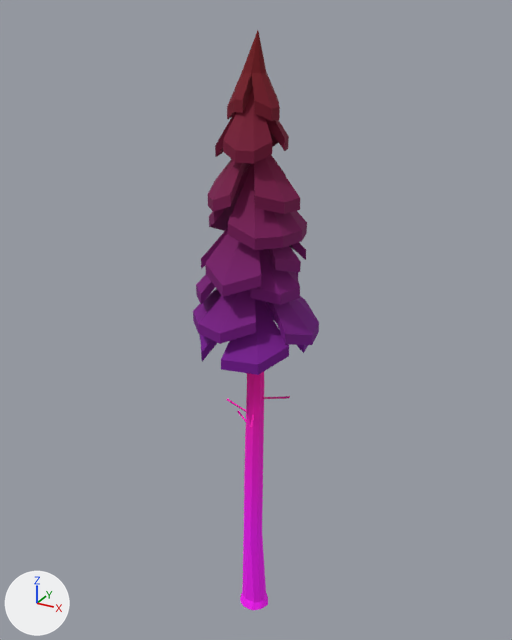
What one commit did to the glTF model assets/synty/synty-tree-polypine-sparse-01.gltf.
Rendered twice from a 50 mm lens placed at (3.86, -6.97, 7.99), pointed at (-0.1, 0.23, 4.39). The lights are fixed; the arrows at lower left show +X, +Y and +Z. The older version comes first. Vertices at exactly the same position are counted once.

The first picture shows 'SM_Tree_PolyPine_Sparse_01'.
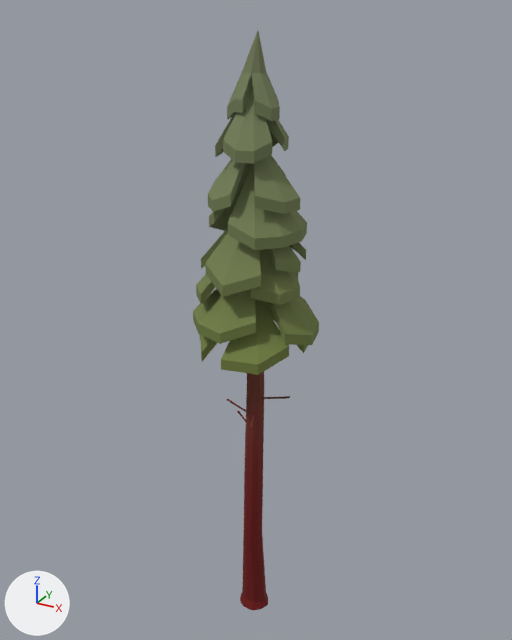
What changed in the scene script:
```text
Add img_image_0:
    img_image_0 = load_image('Image_0', '_unpacked/Image_0', 512, 512, 'sRGB')
Change mat_lambert2:
    add n3 = _N.new('ShaderNodeMix'); n3.name = 'Mix'
    add n3.data_type = 'RGBA'
    add n3.blend_type = 'MULTIPLY'
    add n3.inputs[0].default_value = 1.0  # 'Factor'
    add n4 = _N.new('ShaderNodeTexImage'); n4.name = 'Image Texture'
    add n4.image = img_image_0
    where n2 = _N.new('ShaderNodeVertexColor'); n2.name = 'Color Attribute'
    where n0 = _N.new('ShaderNodeBsdfPrincipled'); n0.name = 'Principled BSDF'
    remove _L.new(n2.outputs[0], n0.inputs[0])  # 'Color' to 'Base Color'
    add _L.new(n3.outputs[2], n0.inputs[0])  # 'Result' to 'Base Color'
    add _L.new(n2.outputs[0], n3.inputs[7])  # 'Color' to 'B'
    add _L.new(n4.outputs[0], n3.inputs[6])  # 'Color' to 'A'
Change me_sm_tree_polypine_sparse_01:
    where me_sm_tree_polypine_sparse_01.from_pydata(...)  # 319 vertices, 559 faces; spans x -0.78..0.79, y -0.74..0.76, z -0.14..7.8
    used by ob_sm_tree_polypine_sparse_01; location = (0.0, 0.0, 0.0)
    me_sm_tree_polypine_sparse_01 part 1: 121 faces centred in x -0.38..0.36, y -0.41..0.41, z 6.52..7.51 are repainted in the vertex colours; the middle colour goes from dark red #770025 to white #fffffa
    me_sm_tree_polypine_sparse_01 part 2: 87 faces centred in x -0.4..0.2, y -0.19..0.25, z -0.05..2.95 are repainted in the vertex colours; the middle colour goes from pink #ff00ff to red #ff0000
    me_sm_tree_polypine_sparse_01 part 3: 99 faces centred in x -0.62..0.59, y -0.65..0.59, z 4.97..5.77 are repainted in the vertex colours; the middle colour goes from dark purple #770068 to pale yellow #fbffdc
    me_sm_tree_polypine_sparse_01 part 4: 91 faces centred in x -0.76..0.76, y -0.71..0.71, z 4.03..4.93 are repainted in the vertex colours; the middle colour goes from purple #77008a to yellow #f9ffbe
    me_sm_tree_polypine_sparse_01 part 5: 92 faces centred in x -0.48..0.5, y -0.44..0.66, z 3.15..5.9 are repainted in the vertex colours; the middle colour goes from pink #ff00a6 to pink #ff9e9e
    me_sm_tree_polypine_sparse_01 part 6: 69 faces centred in x -0.49..0.56, y -0.51..0.49, z 5.76..6.49 are repainted in the vertex colours; the middle colour goes from dark purple #77004b to white #fdffed
```

Location of each change, [x1, y1, x2, y2] in pixels of the pictures (512 x 640 px):
'SM_Tree_PolyPine_Sparse_01', surface changed, recoloured (purple to green): [193, 30, 319, 610] in both
part 1 of me_sm_tree_polypine_sparse_01, recoloured (lighter): [215, 30, 289, 190] in both
part 2 of me_sm_tree_polypine_sparse_01, recoloured (pink to red): [237, 392, 268, 610] in both
part 3 of me_sm_tree_polypine_sparse_01, recoloured: [196, 217, 307, 330] in both
part 4 of me_sm_tree_polypine_sparse_01, recoloured: [193, 286, 319, 375] in both
part 5 of me_sm_tree_polypine_sparse_01, recoloured (darker): [226, 372, 290, 456] in both
part 6 of me_sm_tree_polypine_sparse_01, recoloured (lighter): [208, 155, 307, 255] in both
